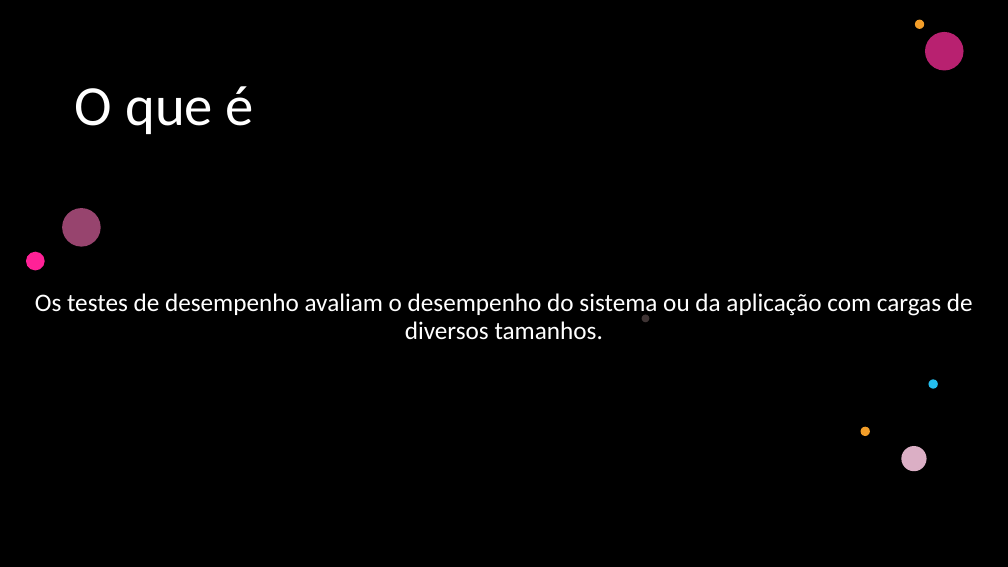
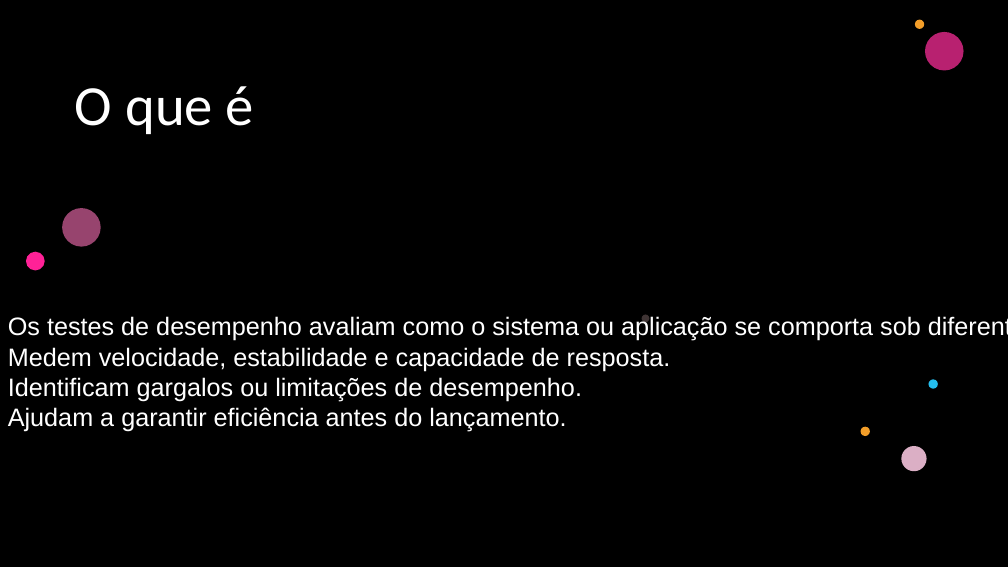
Before and after one commit to pauloryan091/atv-test, a slide deck: slide 2 of Teste Desempenho.pptx. Drawn at 1008x567 pixels with LibreOffice and Linux fonts; fonts in the diff are those of the drawing; background and template pictures are left out; a plain dark background stands for a picture behind light text. Boxes give left, top, right and bottom in pixels: in the first picture for what was removed or moved away, otherwise in the second. Text is boxed around its words. In the diff, an @@ line names an element or a change of style, - is before the commit and + after.

```diff
--- a/Teste Desempenho.pptx
+++ b/Teste Desempenho.pptx
@@ subtitle "Os testes de desempenho avaliam ..." at (x1=8, y1=315, x2=921, y2=432): vertical alignment top to middle @@
@@ subtitle at (x1=8, y1=315, x2=921, y2=432): text changed; font Calibri to Arial @@
-Os testes de desempenho avaliam o desempenho do sistema ou da aplicação com cargas de diversos tamanhos.
+Os testes de desempenho avaliam como o sistema ou aplicação se comporta sob diferentes cargas.
+Medem velocidade, estabilidade e capacidade de resposta.
+Identificam gargalos ou limitações de desempenho.
+Ajudam a garantir eficiência antes do lançamento.
```
Also in this commit, not shown: 2 other slides changed, 13 other files.
